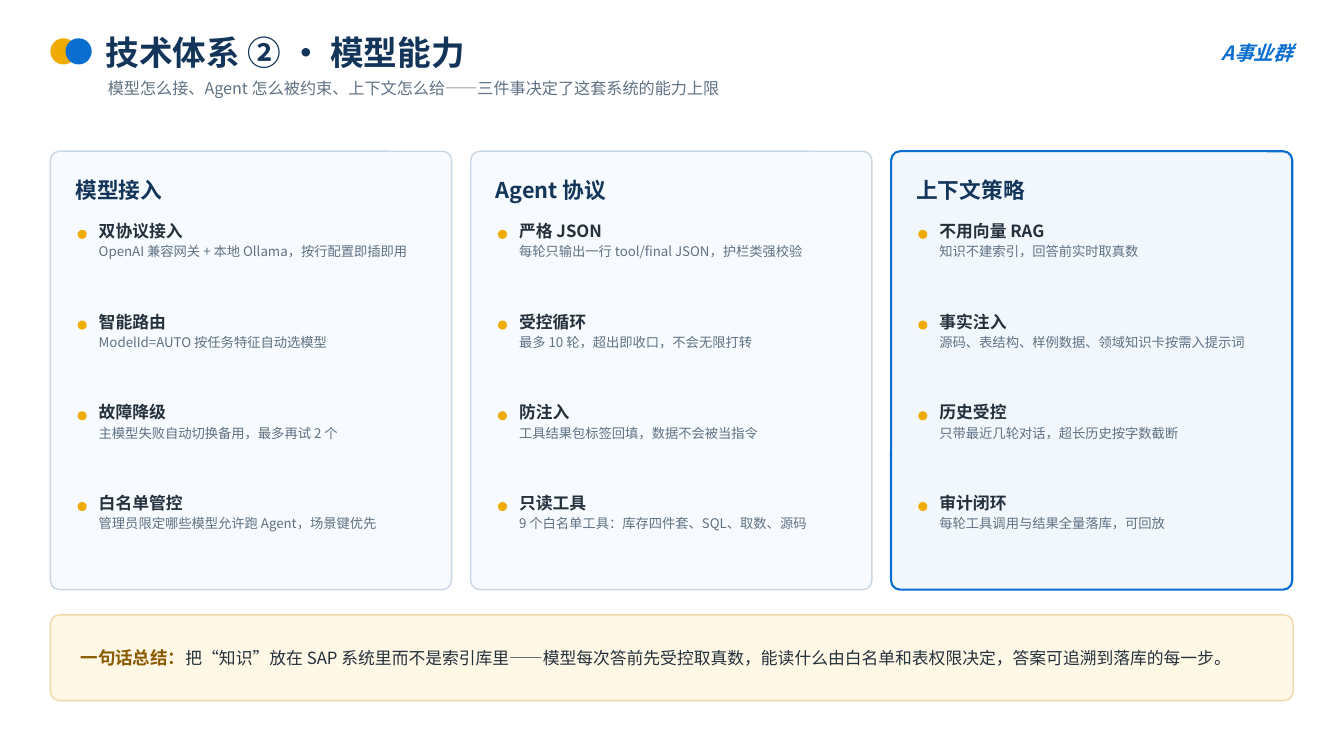
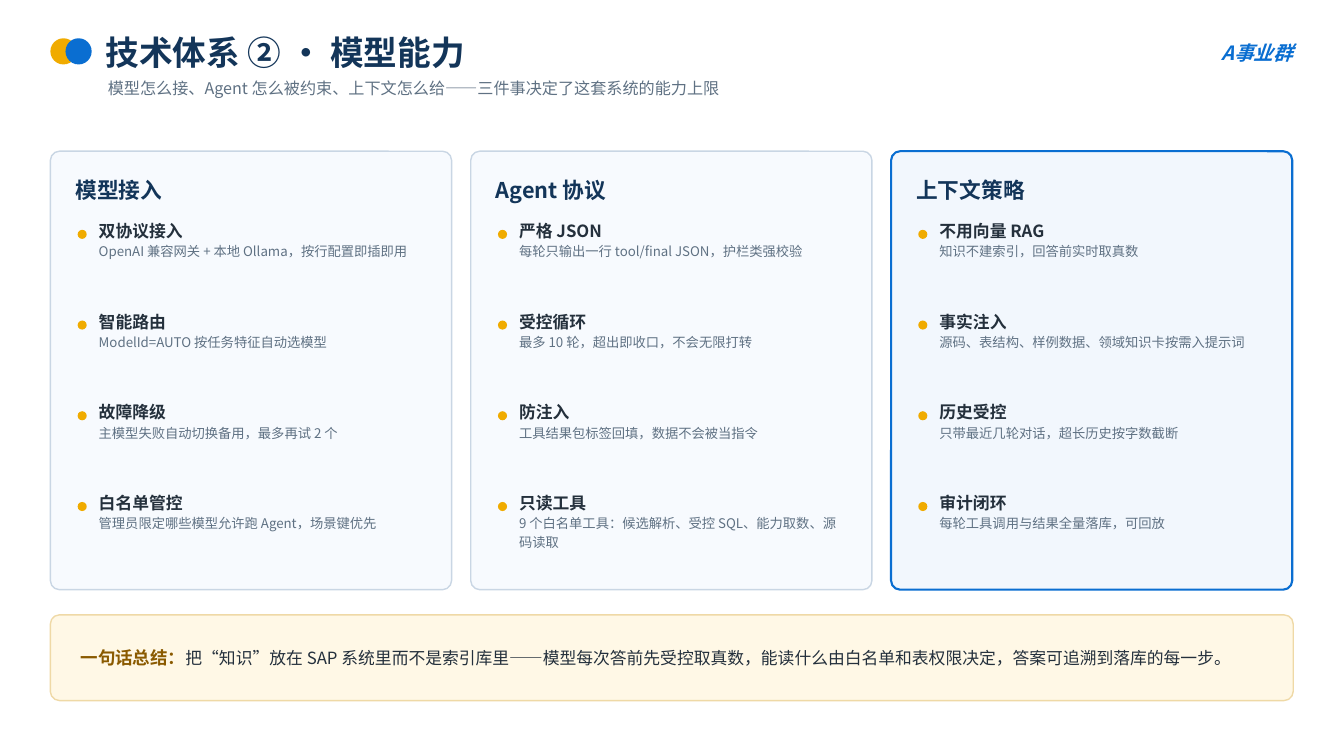
Before and after one commit to ts1424112013/sap-chat, a slide deck: slide 3 of 发布文档/SAP-AI对话助手-项目介绍-V2.0.pptx. Drawn at 1344x756 pixels with LibreOffice and Linux fonts; fonts in the diff are those of the drawing. Boxes give left, top, right and bottom in pixels: in the first picture for what was removed or moved away, otherwise in the second. Text is boxed around its words. In the diff, an @@ line names an element or a change of style, - is before the commit and + after.

Commit message:
docs: 项目介绍 PPT 删除库存查询场景
库存查询无独立业务价值（本质是查表，数据分析场景已覆盖）：
封面 5→4 大场景、场景页 5→4 卡、评分页去掉 9.0 行、总评 8.3→8.1

```diff
--- a/发布文档/SAP-AI对话助手-项目介绍-V2.0.pptx
+++ b/发布文档/SAP-AI对话助手-项目介绍-V2.0.pptx
@@ text at (x1=519, y1=517, x2=836, y2=548): text changed @@
-9 个白名单工具：库存四件套、SQL、取数、源码
+9 个白名单工具：候选解析、受控 SQL、能力取数、源码读取
```
Also in this commit, not shown: 3 other slides changed.
